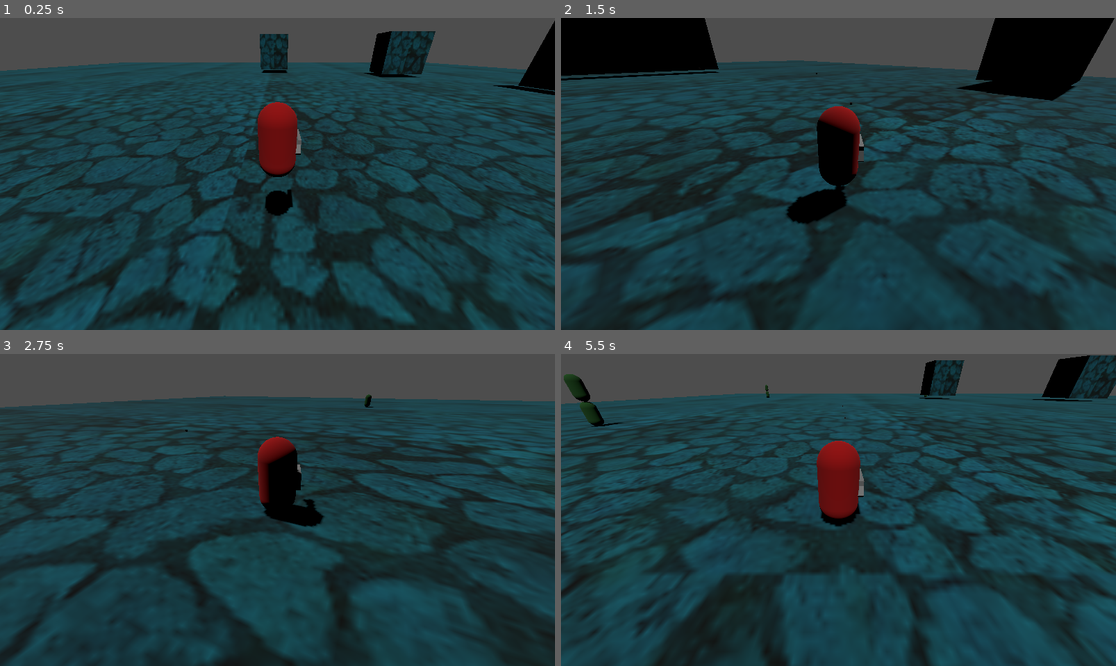
Above: before the commit, frames 1-4 (two rows, left to right).
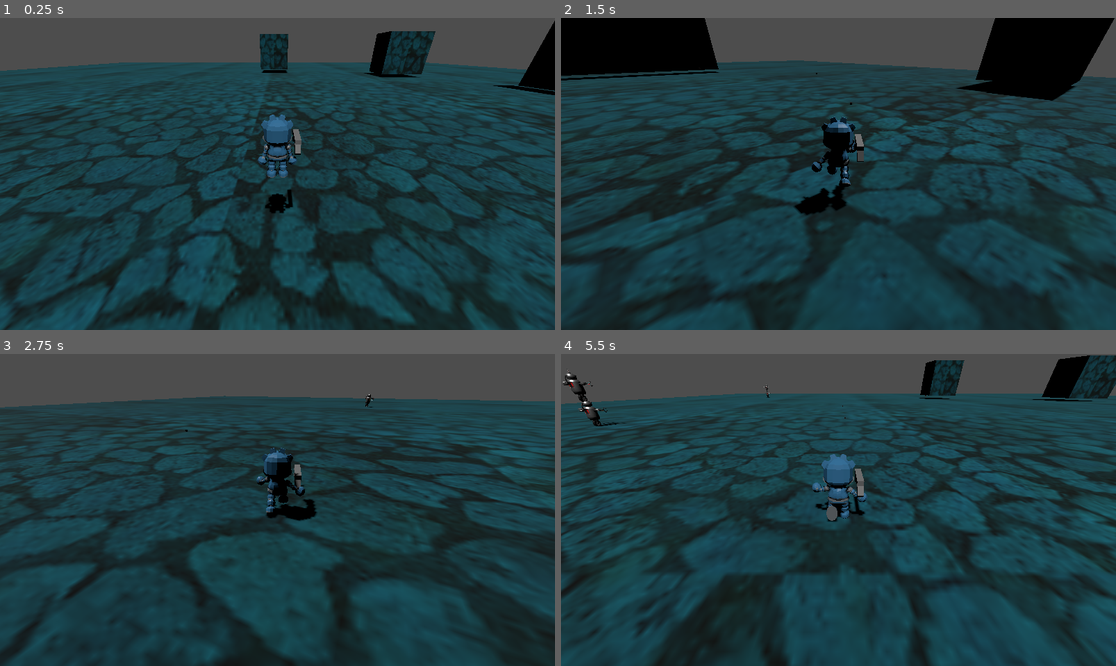
Above: after the commit, the same moments.

Repository: Tviljan/TopDown3D
Game: Godot game, scene res://Level.tscn
Same seed, same stepped clock (60 frames per second), same inputs: the game is played once before the commit and once after it.
Inputs (mouse positions are in pixels of both pictures, inside the frame that each line leads up to):
- Up to frame 1 (0.25 s): no input
- Up to frame 2 (1.5 s): tap Enter at 0.5 s; move the mouse to (960, 158) at 0.52 s; press the mouse at (960, 158) at 0.53 s; hold D (ui_right) 0.53-1.28 s; move the mouse to (727, 189) at 1.27 s; release the mouse at (727, 189) at 1.28 s; hold S (ui_down) from 1.28 s (still down); click (727, 189) at 1.35 s
- Up to frame 3 (2.75 s): move the mouse to (333, 441) at 2.02 s; release S (ui_down) at 2.03 s; press the mouse at (333, 441) at 2.03 s; hold D (ui_right) from 2.03 s (still down)
- Up to frame 4 (5.5 s): move the mouse to (810, 572) at 2.77 s; release D (ui_right) at 2.78 s; release the mouse at (810, 572) at 2.78 s; hold W (ui_up) 2.78-3.53 s; click (810, 572) at 2.85 s; move the mouse to (1005, 556) at 3.52 s; press the mouse at (1005, 556) at 3.53 s; hold A (ui_left) 3.53-5.03 s; move the mouse to (672, 463) at 4.27 s; release the mouse at (672, 463) at 4.28 s; click (672, 463) at 4.35 s; move the mouse to (866, 510) at 5.02 s; press the mouse at (866, 510) at 5.03 s; hold S (ui_down) from 5.03 s (still down)

The runs differ from the first frame. In frame 1, 1.6% of the frame differs, in the area x 46-54%, y 26-64%; in frame 2, 1.6%; in frame 3, 1.4%; in frame 4, 2.3%, in the area x 0-66%, y 5-56%.
Error before the commit: Invalid call. Nonexistent function 'set_target_location' in base 'NavigationAgent3D'. (res://Enemy.gd:21)
Error after the commit: Invalid call. Nonexistent function 'set_target_location' in base 'NavigationAgent3D'. (res://Enemy.gd:22)

Commit message:
new enemy

Diff:
--- /dev/null
+++ b/src/3d_godot_robot.tscn
@@ -0,0 +1,27 @@
+[gd_scene load_steps=2 format=3 uid="uid://cfl3hpfpmu07t"]
+
+[ext_resource type="PackedScene" uid="uid://dx1uil2ds5xl5" path="res://3DGodotRobot.glb" id="1_nnnxn"]
+
+[node name="3DGodotRobot" instance=ExtResource("1_nnnxn")]
+
+[node name="Skeleton3D" parent="RobotArmature" index="0"]
+bones/0/position = Vector3(-3.5256e-16, 0.861288, 0.0298551)
+bones/0/rotation = Quaternion(0.0149092, 1.19196e-07, 1.77731e-09, 0.999889)
+bones/1/rotation = Quaternion(0.0294489, -1.52167e-14, 7.02117e-09, 0.999566)
+bones/4/position = Vector3(-3.65722e-16, 0.151501, -0.011741)
+bones/4/rotation = Quaternion(0.00540027, -1.19208e-07, -6.43763e-10, 0.999985)
+bones/8/position = Vector3(9.97907e-08, 0.0611572, 0.418552)
+bones/9/rotation = Quaternion(-0.523067, -0.457802, -0.521926, 0.49438)
+bones/10/rotation = Quaternion(-0.356441, 0.617847, -0.433107, 0.551029)
+bones/13/rotation = Quaternion(-0.523067, 0.457802, 0.521926, 0.49438)
+bones/14/rotation = Quaternion(-0.356441, -0.617847, 0.433107, 0.551029)
+bones/16/enabled = false
+bones/17/rotation = Quaternion(0.991415, 0.0203396, -0.00748625, 0.128945)
+bones/18/rotation = Quaternion(0.249628, 0.00871771, 0.024974, 0.967981)
+bones/19/rotation = Quaternion(-0.608714, 0.00331542, -0.00479121, 0.793369)
+bones/21/rotation = Quaternion(0.991415, -0.0203396, 0.00748626, 0.128945)
+bones/22/rotation = Quaternion(0.249628, -0.00871766, -0.0249741, 0.967981)
+bones/23/rotation = Quaternion(-0.608714, -0.00331544, 0.00479126, 0.793369)
+
+[node name="AnimationPlayer" parent="." index="1"]
+playback_process_mode = 0
--- a/src/Enemy.gd
+++ b/src/Enemy.gd
@@ -7,8 +7,9 @@
 var movement_delta : float
 var target_location
 const gravity = 8
+
+@onready var robotAnimation : AnimationPlayer = $"robotcharacter/AnimationPlayer"
 @onready var meshInstance : MeshInstance3D = $"MeshInstance"
-@onready @export var defaultMesh  : Resource = load("res://EnemyMesh.tres")
 @onready @export var explosion : PackedScene = load("res://Explosion.tscn")
 
 
@@ -30,7 +31,6 @@
 
 func _ready():
 	print("start ready")
-	meshInstance.mesh = defaultMesh
 	#this is required to make things move
 	#animationPlayder.current_animation = "[stop]"
 	nav_agent.avoidance_enabled = true
@@ -44,6 +44,7 @@
 
 
 func _physics_process(delta):
+	robotAnimation.play("Armature|walking")
 	if not nav_agent.is_target_reachable():
 		explode()
 		return
@@ -51,6 +52,7 @@
 	var next_path_position : Vector3 = nav_agent.get_next_location()
 	var current_agent_position : Vector3 = global_transform.origin
 	var new_velocity : Vector3 = (next_path_position - current_agent_position).normalized() * speed
+	look_at_from_position(current_agent_position, next_path_position, Vector3.UP)
 	nav_agent.set_velocity(new_velocity)
 
 
--- a/src/Enemy.tscn
+++ b/src/Enemy.tscn
@@ -1,21 +1,23 @@
-[gd_scene load_steps=5 format=3 uid="uid://bmdnf41l2gq8"]
+[gd_scene load_steps=6 format=3 uid="uid://bmdnf41l2gq8"]
 
 [ext_resource type="Script" path="res://Enemy.gd" id="1"]
-[ext_resource type="CapsuleMesh" uid="uid://btt28qgfok5mq" path="res://EnemyMesh.tres" id="2_ojse0"]
+[ext_resource type="PackedScene" uid="uid://bueitau6u4cs8" path="res://robotEnemy.tscn" id="2_d0fkq"]
 [ext_resource type="PackedScene" uid="uid://b20odgibh8yck" path="res://Stats.tscn" id="2_tw1aa"]
+[ext_resource type="PackedScene" uid="uid://byxb67dsyn7ei" path="res://Bullet.tscn" id="3_nnvnu"]
 
-[sub_resource type="CapsuleShape3D" id="CapsuleShape3D_icd1r"]
+[sub_resource type="CapsuleShape3D" id="CapsuleShape3D_c83if"]
 
 [node name="Enemy" type="CharacterBody3D"]
 script = ExtResource("1")
-defaultMesh = ExtResource("2_ojse0")
 
-[node name="MeshInstance" type="MeshInstance3D" parent="."]
-transform = Transform3D(0.778134, 4.17934e-08, 0.628099, 8.74228e-08, 1, -1.74845e-07, -0.628099, 1.90963e-07, 0.778134, 4.82585e-09, 1.00547, -0.043)
+[node name="robotcharacter" parent="." instance=ExtResource("2_d0fkq")]
+transform = Transform3D(0.003, 0, 0, 0, 0.003, 0, 0, 0, 0.003, 0, 0, 0)
+
+[node name="Bullet" parent="." instance=ExtResource("3_nnvnu")]
 
 [node name="CollisionShape" type="CollisionShape3D" parent="."]
 transform = Transform3D(-0.778134, -1.0982e-07, -0.628099, 0, 1, -1.74846e-07, 0.628099, -1.36053e-07, -0.778134, 0.0129666, 1.00595, -0.0432952)
-shape = SubResource("CapsuleShape3D_icd1r")
+shape = SubResource("CapsuleShape3D_c83if")
 
 [node name="NavigationAgent3d" type="NavigationAgent3D" parent="."]
 path_desired_distance = 1.5
--- a/src/Level.tscn
+++ b/src/Level.tscn
@@ -14,9 +14,6 @@
 
 var offset : Vector3
 var target
-
-func _init():
-	pass
 
 func _ready():
 	offset = get_global_transform().origin
--- a/src/Main.gd
+++ b/src/Main.gd
@@ -1,6 +1,7 @@
 extends Node3D
 
 @onready var Player :CharacterBody3D = $Player
+@onready var Camera : Camera3D = $Camera
 @onready var timer : Timer = $EnemySpawnTimer
 
 @export var enemy_scene: PackedScene = preload("res://Enemy.tscn")
@@ -11,6 +12,8 @@
 	spawn_points = get_tree().get_nodes_in_group("spawn_point")
 
 func _player_killed():
+	Player == null
+	Camera.Player = null
 	timer.stop()
 
 func _on_enemy_spawn_timer_timeout():
@@ -29,4 +32,3 @@
 	add_child(mob)
 	if (Player != null):
 		mob.update_target(Player)
-#	print('added')
--- a/src/Player.gd
+++ b/src/Player.gd
@@ -1,25 +1,32 @@
 extends CharacterBody3D
 
 @onready var gun_controller =$GunController
+@onready var robotAnimation : AnimationPlayer = $"3DGodotRobot/AnimationPlayer"
+
 var camera : Camera3D
 signal player_killed
-
+var killed = false
 var speed = 25
 func _ready():
 	camera = get_parent().find_child("Camera")
 func Kill():
 	print("killed")
+	killed = true
+	await get_tree().create_timer(1.0).timeout
 	player_killed.emit()
-	queue_free()
 
-func _physics_process(delta):
 
-	#movement
-	camera.get_global_transform()
-	velocity = Vector3.ZERO
-		# Add the gravity.
-	if not is_on_floor():
-		velocity.y -= 100 * delta
+var running = false
+func DeadState(delta):
+	if (!running):
+		running = true
+		robotAnimation.play("Hurt")
+
+func ActionState(delta):
+	if (Input.is_anything_pressed()):
+		robotAnimation.play("Run")
+	else:
+		robotAnimation.play("Idle")
 
 	if Input.is_action_pressed("ui_right"):
 		rotate_y(-0.05)
@@ -39,10 +46,24 @@
 		gun_controller.shoot()
 
 
+func _physics_process(delta):
+
+	#movement
+	camera.get_global_transform()
+	velocity = Vector3.ZERO
+		# Add the gravity.
+	if not is_on_floor():
+		velocity.y -= 100 * delta
+
+	if killed:
+		DeadState(delta)
+	else:
+		ActionState(delta)
+
+
 func _on_gun_controller_tree_entered():
 	pass # Replace with function body.
 
 
 func _on_area_3d_area_entered(area):
-	print("area entered")
 	Kill()
--- a/src/Player.tscn
+++ b/src/Player.tscn
@@ -1,25 +1,17 @@
-[gd_scene load_steps=9 format=3 uid="uid://xpw7mkqjq2sc"]
+[gd_scene load_steps=6 format=3 uid="uid://xpw7mkqjq2sc"]
 
 [ext_resource type="Script" path="res://Player.gd" id="1_oypye"]
+[ext_resource type="PackedScene" uid="uid://cfl3hpfpmu07t" path="res://3d_godot_robot.tscn" id="2_a3jnk"]
 [ext_resource type="Script" path="res://GunController.gd" id="2_dsc66"]
 [ext_resource type="PackedScene" uid="uid://bhqbr04ay6yg0" path="res://Gun.tscn" id="3_1hbpf"]
 
 [sub_resource type="CapsuleShape3D" id="CapsuleShape3D_iwygk"]
 
-[sub_resource type="StandardMaterial3D" id="1"]
-albedo_color = Color(0.705882, 0.0431373, 0.0431373, 1)
-
-[sub_resource type="CapsuleMesh" id="2"]
-material = SubResource("1")
-
-[sub_resource type="StandardMaterial3D" id="3"]
-albedo_color = Color(0.309804, 0.207843, 0.207843, 1)
-
-[sub_resource type="BoxMesh" id="4"]
-material = SubResource("3")
-
 [node name="Player" type="CharacterBody3D"]
 script = ExtResource("1_oypye")
+
+[node name="3DGodotRobot" parent="." instance=ExtResource("2_a3jnk")]
+transform = Transform3D(-1, 0, -8.74228e-08, 0, 1, 0, 8.74228e-08, 0, -1, 0, 0, 0)
 
 [node name="CollisionShape3d" type="CollisionShape3D" parent="."]
 transform = Transform3D(1, 0, 0, 0, 1, 0, 0, 0, 1, 0, 1, 0)
@@ -35,15 +27,6 @@
 script = ExtResource("2_dsc66")
 StartingWeapon = ExtResource("3_1hbpf")
 
-[node name="Body" type="MeshInstance3D" parent="."]
-transform = Transform3D(-4.37114e-08, 0, -1, 0, 1, 0, 1, 0, -4.37114e-08, 0, 1, 0)
-mesh = SubResource("2")
-
-[node name="Eyes" type="MeshInstance3D" parent="Body"]
-transform = Transform3D(0.257654, 0, 0, 0, 0.152889, 0, 0, 0, 0.707941, -0.337088, 0.531091, 1.47346e-08)
-mesh = SubResource("4")
-skeleton = NodePath("../..")
-
 [node name="HandPosition" type="Marker3D" parent="."]
 transform = Transform3D(1, 0, -4.37114e-08, -3.55271e-15, 1, 4.37114e-08, 4.37114e-08, -4.37114e-08, 1, 0.537389, 1, 0)
 
--- a/src/new_image_texture_3d.tres
+++ /dev/null
@@ -1,4 +0,0 @@
-[gd_resource type="ImageTexture3D" format=3 uid="uid://w6a6sjleoit7"]
-
-[resource]
-resource_local_to_scene = true
--- /dev/null
+++ b/src/robotEnemy.tscn
@@ -0,0 +1,5 @@
+[gd_scene load_steps=2 format=3 uid="uid://bueitau6u4cs8"]
+
+[ext_resource type="PackedScene" uid="uid://cr6h5mtymbyau" path="res://robotcharacter.glb" id="1_13xgf"]
+
+[node name="robotcharacter" instance=ExtResource("1_13xgf")]
Binary file added: src/3DGodotRobot.glb
Not shown, added: src/3DGodotRobot.glb.import
Binary file added: src/robotcharacter.fbx
Binary file added: src/robotcharacter.glb
Not shown, added: src/robotcharacter.glb.import
